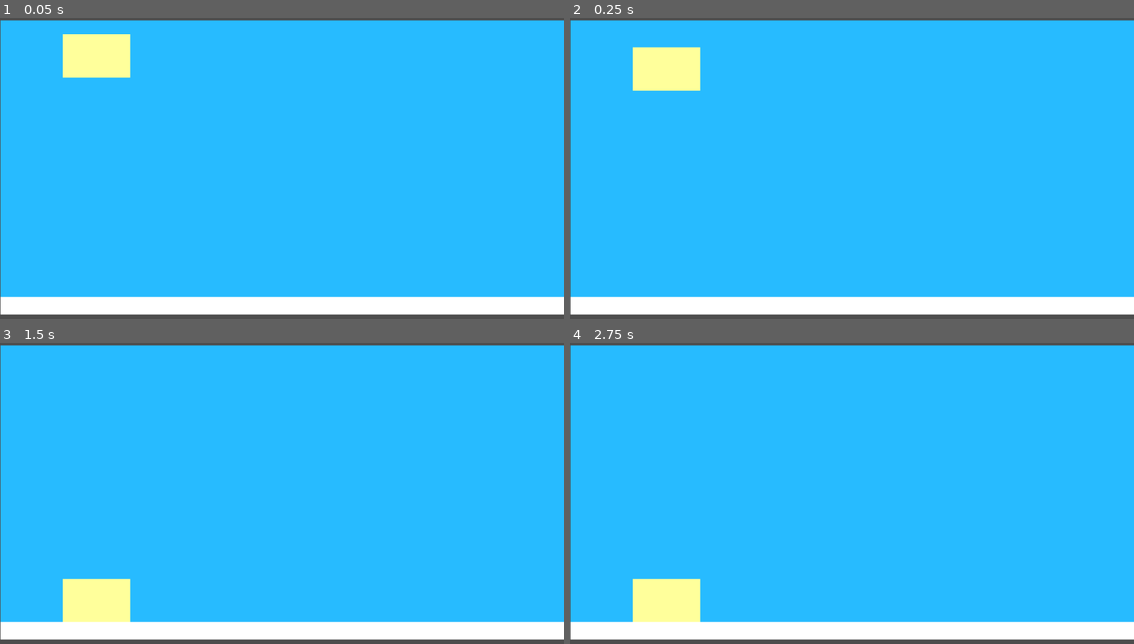
Above: before the commit, frames 1-4 (two rows, left to right).
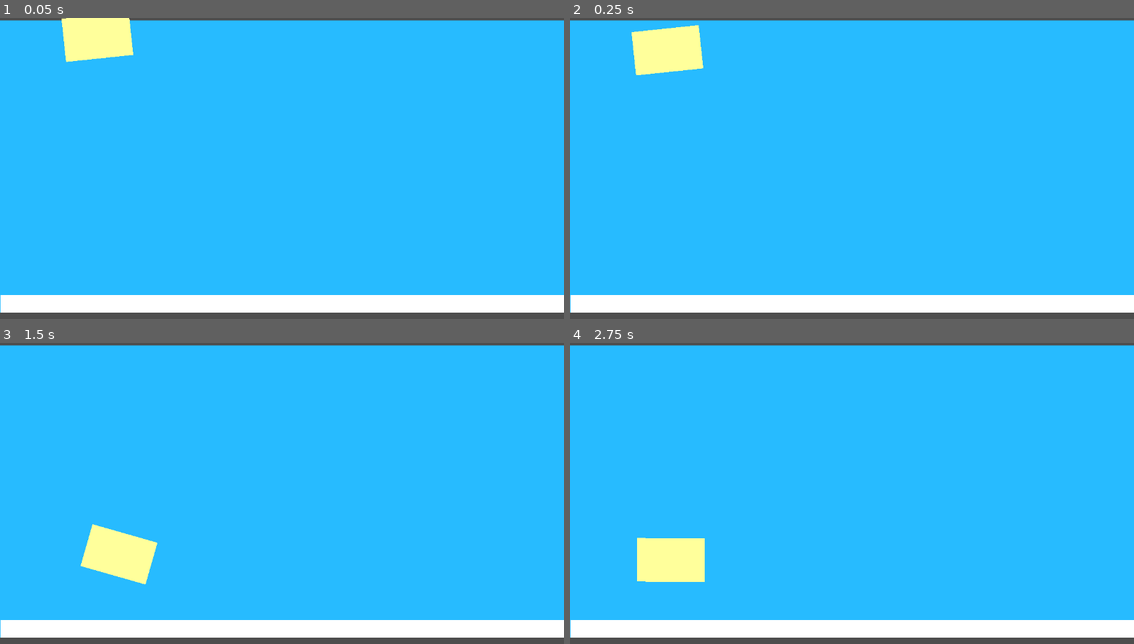
Above: after the commit, the same moments.

Repository: jonasdesenvolvedor/trilha_godot
Game: Godot game, scene res://node_2d.tscn
The game is run twice, just before and just after one commit, with the same random seed, the same clock (stepped at 60 frames per second) and the same inputs.
Inputs:
- Up to frame 1 (0.05 s): no input
- Up to frame 2 (0.25 s): no input
- Up to frame 3 (1.5 s): no input
- Up to frame 4 (2.75 s): no input

The runs differ from the first frame. In frame 1, 3.0% of the frame differs, in the area x 0-100%, y 0-99%; in frame 2, 3.1%; in frame 3, 4.9%; in frame 4, 4.7%.

Commit message:
cena 2a
foi adicionado uma estrutura física

Diff:
--- a/projeto-2/node_2d.tscn
+++ b/projeto-2/node_2d.tscn
@@ -2,7 +2,7 @@
 
 [sub_resource type="RectangleShape2D" id="RectangleShape2D_y32ns"]
 custom_solver_bias = 1.0
-size = Vector2(136.25, 85)
+size = Vector2(131, 82)
 
 [sub_resource type="RectangleShape2D" id="RectangleShape2D_wtcfe"]
 size = Vector2(1157, 36.5)
@@ -11,9 +11,8 @@
 position = Vector2(0, -5)
 
 [node name="ColorRect" type="ColorRect" parent="."]
-offset_left = 1.0
 offset_top = 10.0
-offset_right = 1159.0
+offset_right = 1158.0
 offset_bottom = 608.0
 color = Color(0.152941, 0.733333, 1, 1)
 
@@ -25,16 +24,25 @@
 
 [node name="ColorRect" type="ColorRect" parent="RigidBody2D/CollisionShape2D"]
 custom_minimum_size = Vector2(64, 64)
-offset_left = -69.0
-offset_top = -46.0
-offset_right = 69.0
-offset_bottom = 43.0
+offset_left = -67.0
+offset_top = -44.0
+offset_right = 71.0
+offset_bottom = 45.0
 color = Color(1, 1, 0.607843, 1)
+metadata/_edit_use_anchors_ = true
+
+[node name="RigidBody2D2" type="RigidBody2D" parent="."]
+
+[node name="CollisionShape2D" type="CollisionShape2D" parent="RigidBody2D2"]
+position = Vector2(198.5, 84)
+rotation = -0.00336345
+shape = SubResource("RectangleShape2D_y32ns")
 
 [node name="StaticBody2D" type="StaticBody2D" parent="."]
+position = Vector2(-1, -4)
 
 [node name="CollisionShape2D" type="CollisionShape2D" parent="StaticBody2D"]
-position = Vector2(580.5, 594.25)
+position = Vector2(581, 594)
 shape = SubResource("RectangleShape2D_wtcfe")
 
 [node name="ColorRect2" type="ColorRect" parent="StaticBody2D/CollisionShape2D"]
